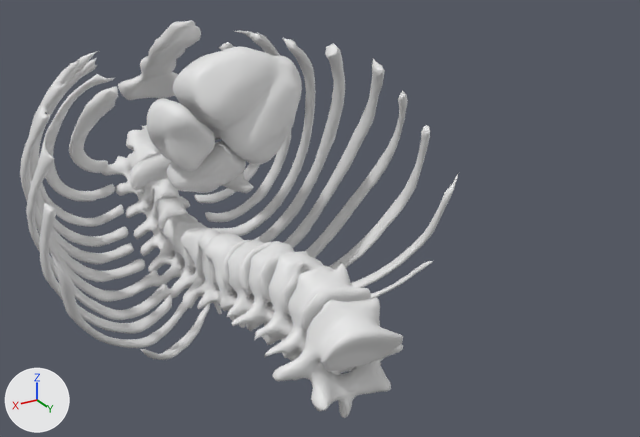
What one commit did to the glTF model client/public/cases/ts-s1336-cta/context.glb.
The view is the same before and after, from a camera (50 mm lens) standing at (263.0, 732.0, 429.0) and looking at (-48.0, 213.0, 170.0). The lights are fixed; the arrows at lower left show +X, +Y and +Z. The older version comes first.

Objects in the first picture: 'bone', 'heart'.
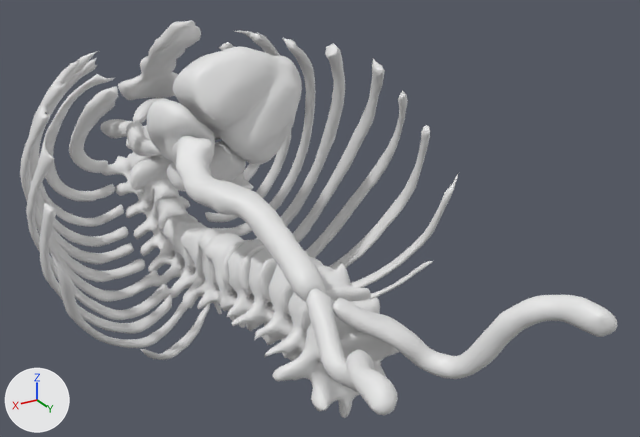
The edits, one by one:
Mesh me_r_brachiocephalic_vein is new.
It has 1002 vertices, 2000 faces and spans x 8.0..28.9, y -65.1..-13.7, z 168.7..194.3.
Mesh me_l_brachiocephalic_vein is new.
It has 1002 vertices, 2000 faces and spans x -55.9..12.3, y -56.6..-3.6, z 178.1..210.9.
Mesh me_r_iliac_vein is new.
It has 1502 vertices, 3000 faces and spans x 10.5..74.1, y 320.4..467.1, z 139.0..205.6.
Mesh me_l_iliac_vein is new.
It has 1501 vertices, 2990 faces and spans x -77.8..16.6, y 326.2..468.5, z 128.1..205.7.
Mesh me_superior_vena_cava is new.
It has 1252 vertices, 2500 faces and spans x 6.7..26.9, y -14.1..74.8, z 172.1..199.3.
Mesh me_inferior_vena_cava is new.
It has 3002 vertices, 6000 faces and spans x 0.0..36.0, y 99.0..319.0, z 164.0..221.0.
Object 'r_brachiocephalic_vein' (ob_r_brachiocephalic_vein) is new; it shows me_r_brachiocephalic_vein.
Its location is (0.0, 0.0, 0.0).
Object 'l_brachiocephalic_vein' (ob_l_brachiocephalic_vein) is new; it shows me_l_brachiocephalic_vein.
Its location is (0.0, 0.0, 0.0).
Object 'r_iliac_vein' (ob_r_iliac_vein) is new; it shows me_r_iliac_vein.
Its location is (0.0, 0.0, 0.0).
Object 'l_iliac_vein' (ob_l_iliac_vein) is new; it shows me_l_iliac_vein.
Its location is (0.0, 0.0, 0.0).
Object 'superior_vena_cava' (ob_superior_vena_cava) is new; it shows me_superior_vena_cava.
Its location is (0.0, 0.0, 0.0).
Object 'inferior_vena_cava' (ob_inferior_vena_cava) is new; it shows me_inferior_vena_cava.
Its location is (0.0, 0.0, 0.0).

Pixel boxes [x1, y1, x2, y2] of what changed, in the pictures (640 x 437 px):
'l_iliac_vein', added
    after: [333, 295, 617, 379]
'inferior_vena_cava', added
    after: [172, 136, 326, 302]
'r_iliac_vein', added
    after: [306, 288, 398, 415]
'superior_vena_cava', added
    after: [126, 121, 163, 156]
'r_brachiocephalic_vein', added
    after: [100, 119, 132, 138]
'l_brachiocephalic_vein', added
    after: [133, 98, 161, 123]
